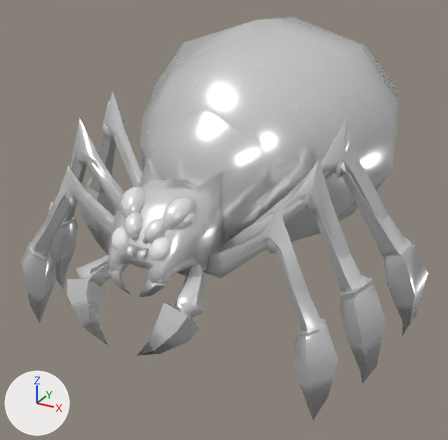
The FBX model Assets/Models/Enemies/Spider_Smol_&_Anims.fbx as it was, and as the next commit left it.
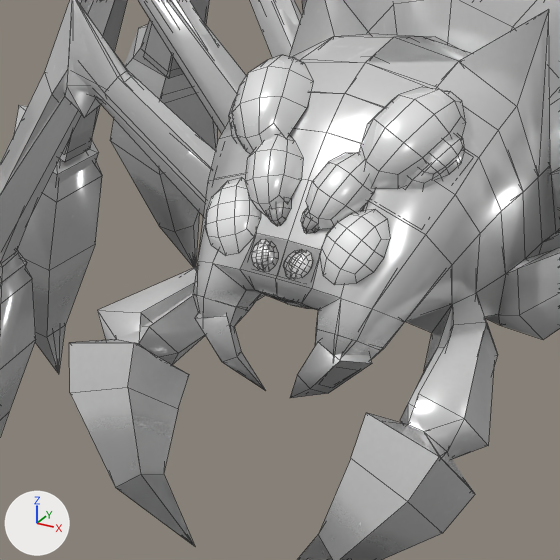
Each version is shown whole from a camera (50 mm lens) standing at (0.44, -0.681, 0.556) and looking at (-0.028, 0.17, 0.13), then close up on the part from 10% to 51% of the width and 38% to 80% of the height. The lights are fixed; the arrows at lower left show +X, +Y and +Z. The first two pictures are the older version. The close-ups show mesh edges as thin lines. Where no turn or scale is listed for an object, it has been applied to the vertices.

Before the edit, the objects in view are built like this:
```python
me_spider_smol_001 = bpy.data.meshes.new('Spider_Smol.001')
me_spider_smol_001.from_pydata(...)  # 898 vertices, 968 faces; spans x -0.299..0.299, y -0.163..0.579, z -0.004..0.453
me_spider_smol_001.materials.append(mat_spider_smol)  # its picture is missing
me_spider_smol_2_001 = bpy.data.meshes.new('Spider_Smol_2.001')
me_spider_smol_2_001.from_pydata(...)  # 898 vertices, 968 faces; spans x -0.315..0.315, y -0.158..0.489, z -0.004..0.416
me_spider_smol_2_001.materials.append(mat_spider_smol)  # its picture is missing
me_spider_smol_3_001 = bpy.data.meshes.new('Spider_Smol_3.001')
me_spider_smol_3_001.from_pydata(...)  # 892 vertices, 953 faces; spans x -0.301..0.301, y -0.163..0.629, z -0.004..0.449
me_spider_smol_3_001.materials.append(mat_spider_smol)  # its picture is missing
ob_spider_smol = bpy.data.objects.new('Spider_Smol', me_spider_smol_001)
ob_spider_smol.location = (0.0, 0.0, 0.0)
ob_spider_smol_2 = bpy.data.objects.new('Spider_Smol_2', me_spider_smol_2_001)
ob_spider_smol_2.location = (0.0, 0.0, 0.0)
ob_spider_smol_3 = bpy.data.objects.new('Spider_Smol_3', me_spider_smol_3_001)
ob_spider_smol_3.location = (0.0, 0.0, 0.0)
```
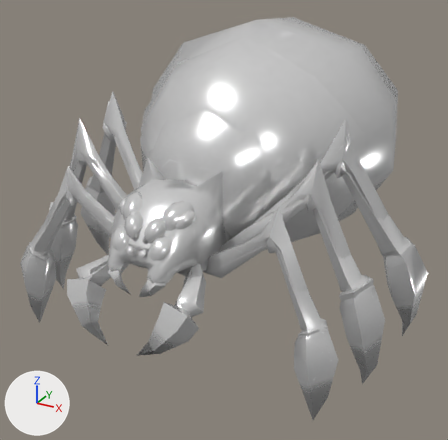
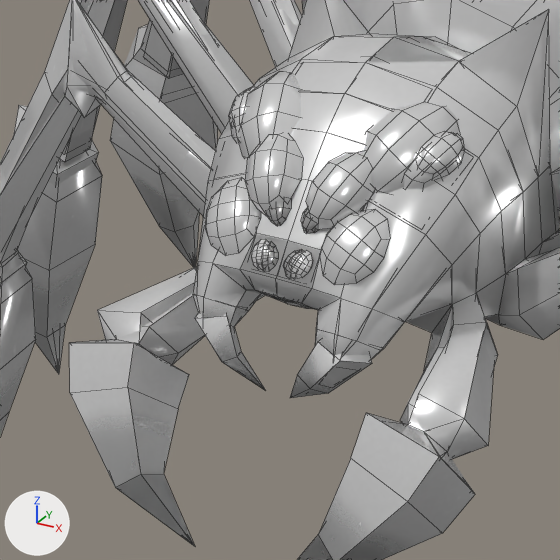
Boxes (x1, y1, x2, y2) around the edits, measured in the close-ups (560 x 560 px; the box of a moved part takes in the faces that stretch with it):
part 1 of me_spider_smol_3_001, surface changed
    before: (195, 127, 529, 391)
    after: (195, 113, 529, 391)
part 2 of me_spider_smol_2_001, moved or reshaped
    before: (232, 55, 466, 189)
    after: (239, 71, 459, 194)
part 3 of me_spider_smol_2_001, surface changed
    before: (229, 55, 466, 346)
    after: (229, 71, 459, 346)
part 4 of me_spider_smol_001, surface changed
    both: (193, 55, 560, 357)

What the commit changed:
me_spider_smol_3_001 is used by ob_spider_smol_3; location (0.0, 0.0, 0.0).
me_spider_smol_3_001 had 892 vertices, 953 faces and spanned x -0.301..0.301, y -0.163..0.629, z -0.004..0.449.
me_spider_smol_3_001 now has 880 vertices, 857 faces and spans x -0.301..0.301, y -0.163..0.629, z -0.004..0.449.
me_spider_smol_3_001 part 1: 359 kept faces spanning x -0.206..0.206, y -0.128..0.504, z 0.074..0.449 get new texture (UV) coordinates.
Edits to the shape of me_spider_smol_3_001 do not show in these pictures.
me_spider_smol_2_001 has 898 vertices, 968 faces and spans x -0.315..0.315, y -0.158..0.489, z -0.004..0.416.
me_spider_smol_2_001 is used by ob_spider_smol_2; location (0.0, 0.0, 0.0).
me_spider_smol_2_001 part 2: 56 of 898 vertices moved; they spanned x -0.054..0.054, y -0.089..-0.042, z 0.228..0.263 and now span x -0.053..0.053, y -0.088..-0.043, z 0.218..0.256; mean shift (0.0, 0.0, -0.008); largest move (0.049, -0.078, 0.243) -> (0.047, -0.076, 0.23).
me_spider_smol_2_001 part 3: texture (UV) coordinates of 392 of 968 faces, centred in x -0.066..0.066, y -0.124..0.017, z 0.149..0.264, changed; they spanned u 0.0..0.66, v 0.0..0.9 and now span u 0.08..0.66, v 0.04..0.99.
me_spider_smol_001 has 898 vertices, 968 faces and spans x -0.299..0.299, y -0.163..0.579, z -0.004..0.453.
me_spider_smol_001 is used by ob_spider_smol; location (0.0, 0.0, 0.0).
me_spider_smol_001 part 4: texture (UV) coordinates of 468 of 968 faces, centred in x -0.207..0.205, y -0.124..0.52, z 0.102..0.428, changed; they spanned u 0.0..0.76, v 0.0..0.9 and now span u 0.08..0.66, v 0.04..0.99.
